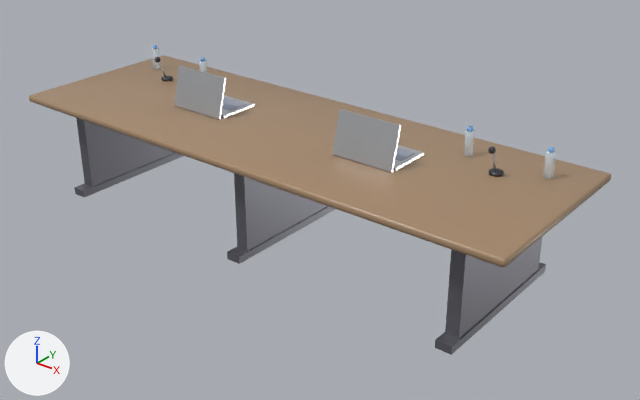
One commit to the glTF model public/models/conference-table.glb: the scene before it, then after it.
Both versions are drawn from a camera (50 mm lens) standing at (4.06, -4.7, 3.26) and looking at (0.26, 0.05, 0.32). Every picture has the same lights, and +X, +Y and +Z are marked at lower left. The older version comes first. Vertices at exactly the same position are counted once.

The first picture shows 'ConferenceTable'.
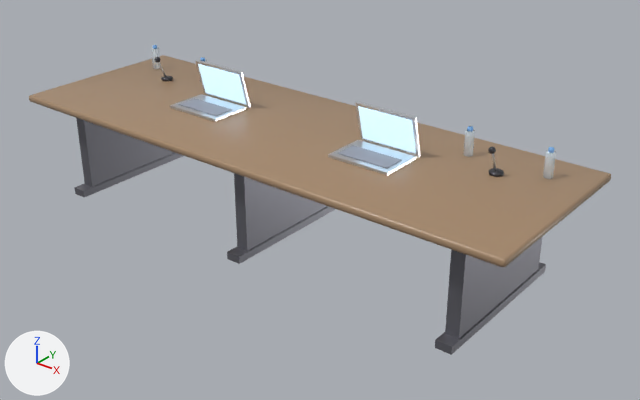
What differs and where, as boxes [x1, y1, x2, y2] in the pictures (640 x 400 px; the box of a moved part takes in the faces that stretch with it):
part 1 of me_cube_296, moved or reshaped
    before: [221, 95, 255, 118]
    after: [170, 94, 246, 122]
part 2 of me_cube_296, moved or reshaped
    before: [174, 66, 226, 119]
    after: [196, 60, 251, 108]
part 3 of me_cube_296, moved or reshaped
    before: [393, 145, 424, 171]
    after: [328, 140, 416, 176]
part 4 of me_cube_296, moved or reshaped
    before: [332, 109, 401, 172]
    after: [355, 102, 421, 157]
part 5 of me_cube_296, moved or reshaped
    before: [222, 98, 246, 111]
    after: [178, 98, 232, 116]
part 6 of me_cube_296, moved or reshaped
    before: [395, 148, 415, 161]
    after: [338, 145, 402, 169]
part 7 of me_cube_296, moved or reshaped (not visible before)
    after: [198, 64, 246, 105]
part 8 of me_cube_296, moved or reshaped (not visible before)
    after: [358, 106, 416, 153]

The change, as a list of edits to the scene's bpy script:
```text
Change me_cube_296:
    where me_cube_296.from_pydata(...)  # 472 vertices, 824 faces; spans x -2.2..2.2, y -0.75..0.75, z 0.0..1.16
    used by ob_conferencetable; location = (0.0, 0.0, 0.0)
    me_cube_296 part 1: the loose piece of 8 vertices spanning x -1.05..-0.55, y -0.12..0.22, z 0.84..0.86 is moved by (0.0, -0.1, 0.0)
    me_cube_296 part 2: the loose piece of 8 vertices spanning x -1.05..-0.55, y -0.18..-0.08, z 0.84..1.16 is turned 28.6 degrees about the x axis through its middle, then moved by (0.0, 0.26, 0.0)
    me_cube_296 part 3: the loose piece of 8 vertices spanning x 0.55..1.05, y -0.12..0.22, z 0.84..0.86 is moved by (0.0, -0.1, 0.0)
    me_cube_296 part 4: the loose piece of 8 vertices spanning x 0.55..1.05, y -0.18..-0.08, z 0.84..1.16 is turned 28.6 degrees about the x axis through its middle, then moved by (0.0, 0.26, 0.0)
    me_cube_296 part 5: the loose piece of 8 vertices spanning x -1.01..-0.59, y -0.01..0.17, z 0.86 is moved by (0.0, -0.16, 0.0)
    me_cube_296 part 6: the loose piece of 8 vertices spanning x 0.59..1.01, y -0.01..0.17, z 0.86 is moved by (0.0, -0.16, 0.0)
    me_cube_296 part 7: the loose piece of 8 vertices spanning x -1.02..-0.58, y -0.15..-0.08, z 0.87..1.13 is scaled about the mesh origin by (1, -0.993, 1)
    me_cube_296 part 8: the loose piece of 8 vertices spanning x 0.58..1.02, y -0.15..-0.08, z 0.87..1.13 is scaled about the mesh origin by (1, -0.993, 1)
```
